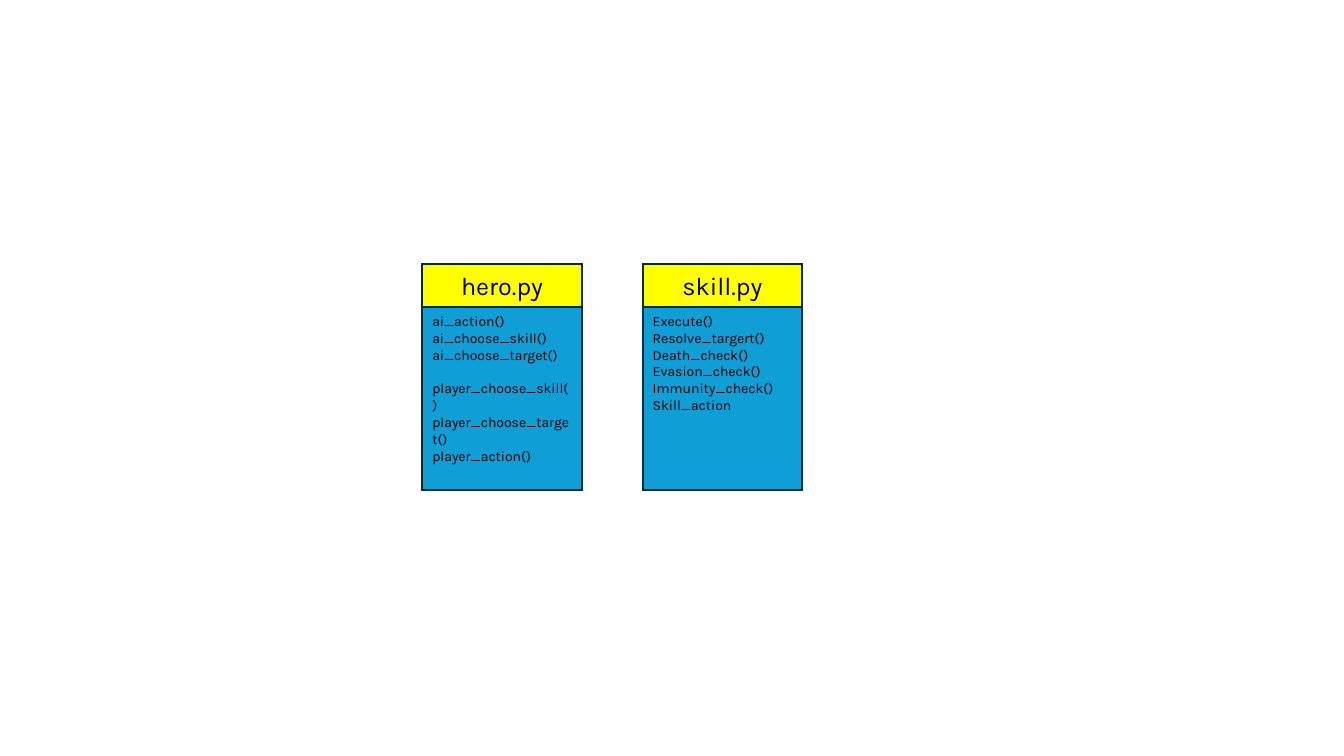
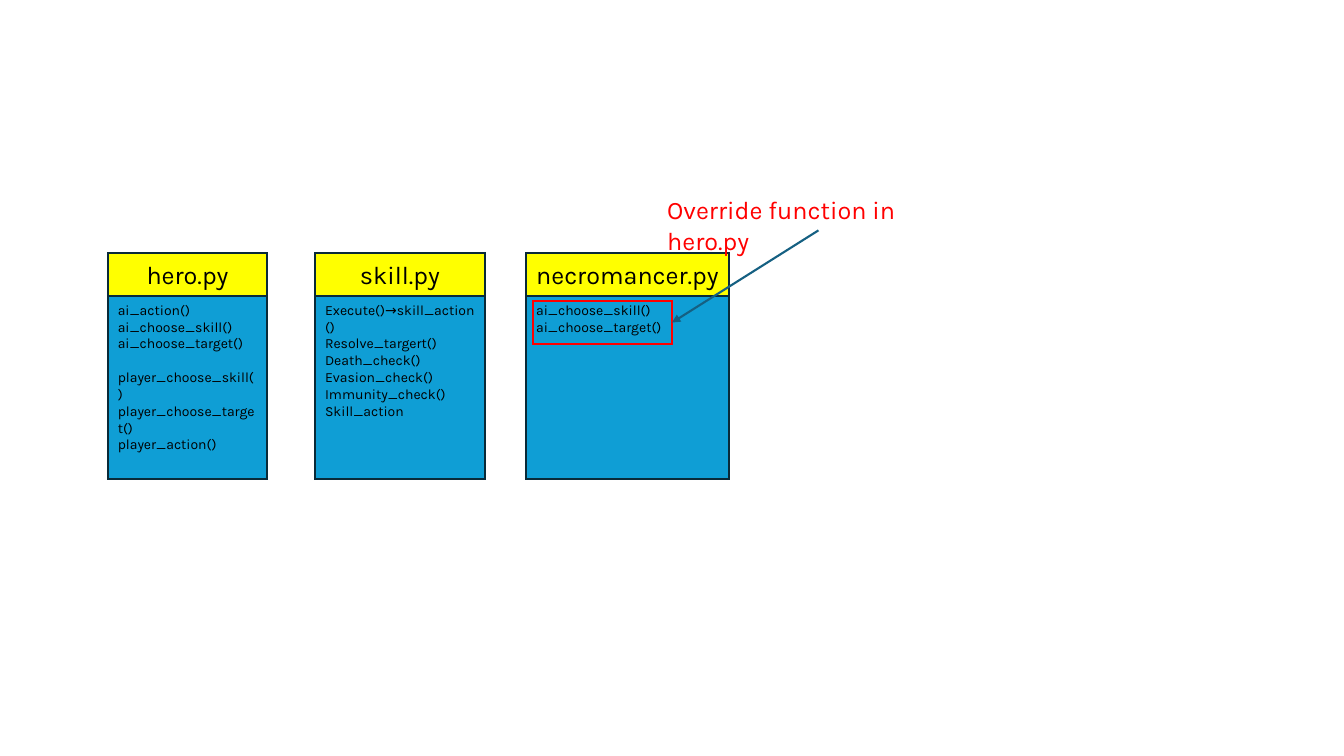
Before and after one commit to ProgramSdy/Legends-of-Champions-Tactics, a slide deck: slide 1 of Developer_Note/Game_Key_Structure.pptx. Drawn at 1344x756 pixels with LibreOffice and Linux fonts; fonts in the diff are those of the drawing. Boxes give left, top, right and bottom in pixels: in the first picture for what was removed or moved away, otherwise in the second. Text is boxed around its words. In the diff, an @@ line names an element or a change of style, - is before the commit and + after.

```diff
--- a/Developer_Note/Game_Key_Structure.pptx
+++ b/Developer_Note/Game_Key_Structure.pptx
@@ text added at box(667, 201, 895, 256), 18 pt, text #FF0000 @@
+Override function in hero.py
@@ arrow added from (819, 231) to (673, 323), #156082 1.5 pt @@
@@ rectangle "hero.py": place and size @@
-rectangle "hero.py" at box(422, 264, 582, 308)
+rectangle "hero.py" at box(108, 253, 267, 296)
@@ rectangle "skill.py": place and size @@
-rectangle "skill.py" at box(643, 264, 803, 308)
+rectangle "skill.py" at box(316, 253, 485, 296)
@@ rectangle added at box(526, 253, 729, 296), fill #FFFF00, outline #092A39 1.5 pt, 18 pt, text #000000 @@
+necromancer.py
@@ rectangle "ai_action()": place and size @@
-rectangle "ai_action()" at box(422, 308, 582, 490)
+rectangle "ai_action()" at box(108, 296, 267, 479)
@@ rectangle "Execute()→skill_action()": place and size @@
-rectangle "Execute()→skill_action()" at box(643, 308, 803, 490)
+rectangle "Execute()→skill_action()" at box(316, 296, 485, 479)
@@ rectangle added at box(526, 296, 729, 479), fill #0F9ED5, outline #092A39 1.5 pt, 10 pt, text #000000 @@
+ai_choose_skill()
+ai_choose_target()
@@ text in rectangle at box(325, 305, 475, 317): text changed @@
-Execute()
+Execute()→skill_action()
@@ rectangle added at box(533, 300, 673, 344), outline #FF0000 1.5 pt @@
```
Also in this commit, not shown: 5 other files.
